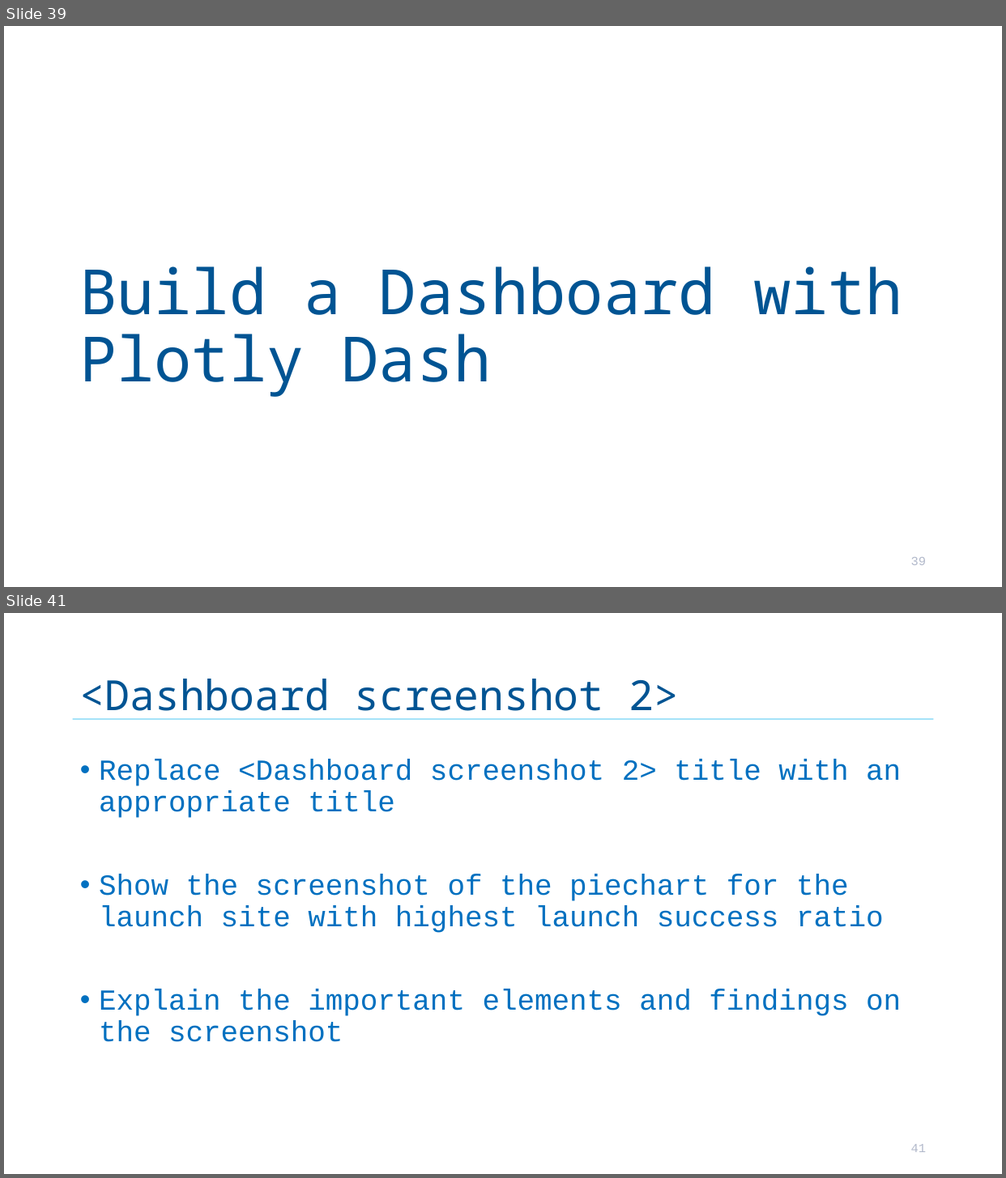
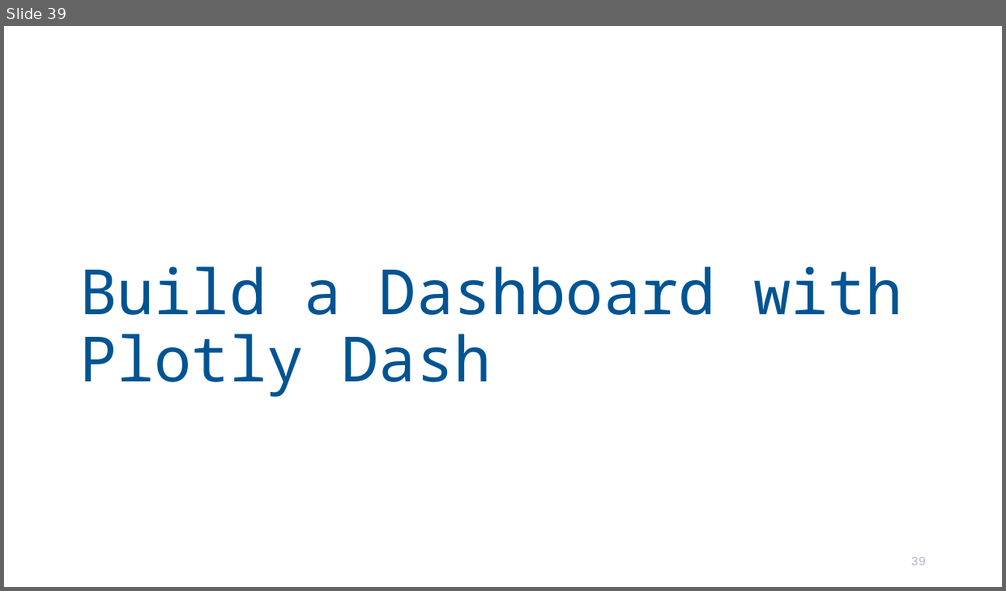
Before and after one commit to RiemannLee19/Coursera, a slide deck: 10_Applied_DS/Presentation_RL.odp. Shown one above the other, each under a label of ours: slides 39 and 41 before the commit, slide 39 after it; the slides between them are not shown. The pictures are 1006x1178 and 1006x591 pixels, drawn with LibreOffice and Linux fonts; fonts in the diff are those of the drawing. Boxes give left, top, right and bottom in pixels: in the first picture for what was removed or moved away, otherwise in the second. Text is boxed around its words. In the diff, an @@ line names an element or a change of style, - is before the commit and + after.

```diff
--- a/10_Applied_DS/Presentation_RL.odp
+++ b/10_Applied_DS/Presentation_RL.odp
@@ slide 41 removed at [4,613,1002,1174], background #FFFFFF @@
@@ title removed at [80,679,679,720] @@
-<Dashboard screenshot 2>
@@ line removed from (73, 719) to (934, 719) @@
@@ text removed at [99,760,901,1042] @@
-• Replace <Dashboard screenshot 2> title with an appropriate title
-• Show the screenshot of the piechart for the launch site with highest launch success ratio
-• Explain the important elements and findings on the screenshot
@@ page number removed at [911,1144,926,1152] @@
-41
```
Also in this commit, not shown: 10 slides changed, 11 slides added, 11 other slides removed, 11 other files.
